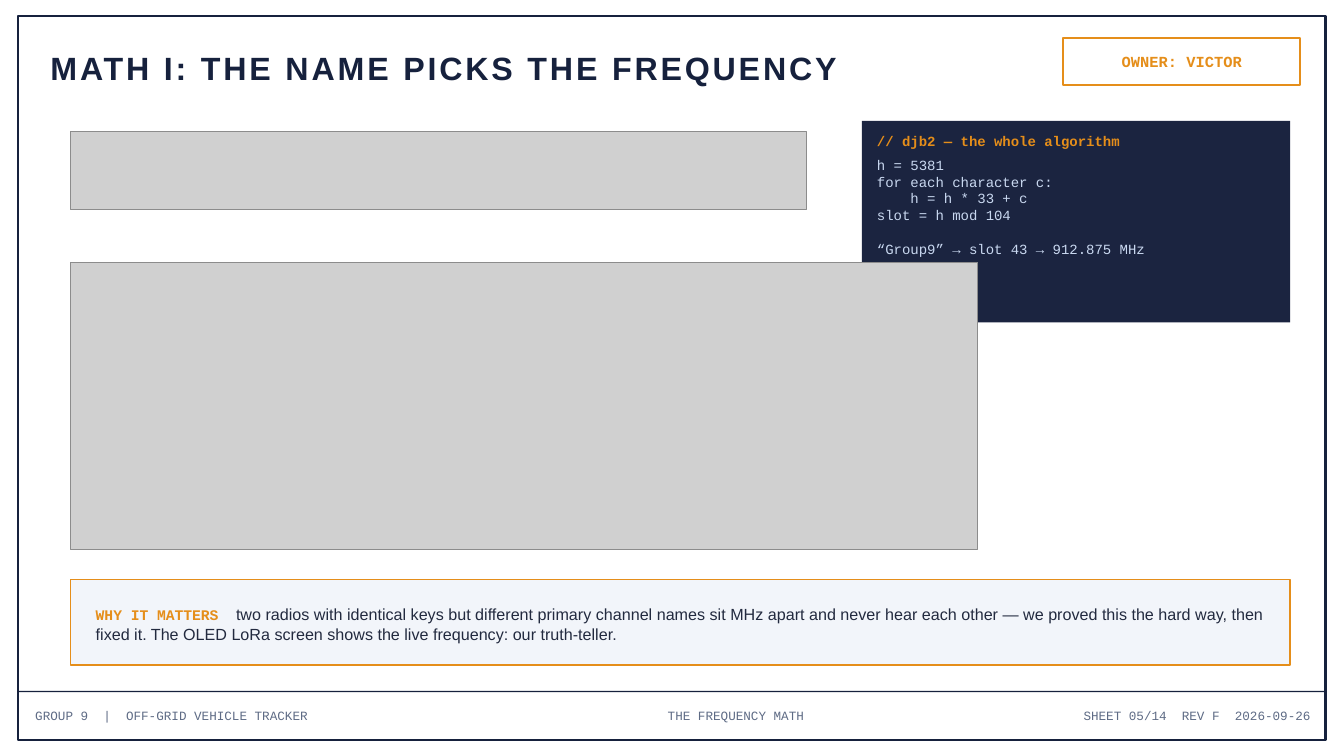
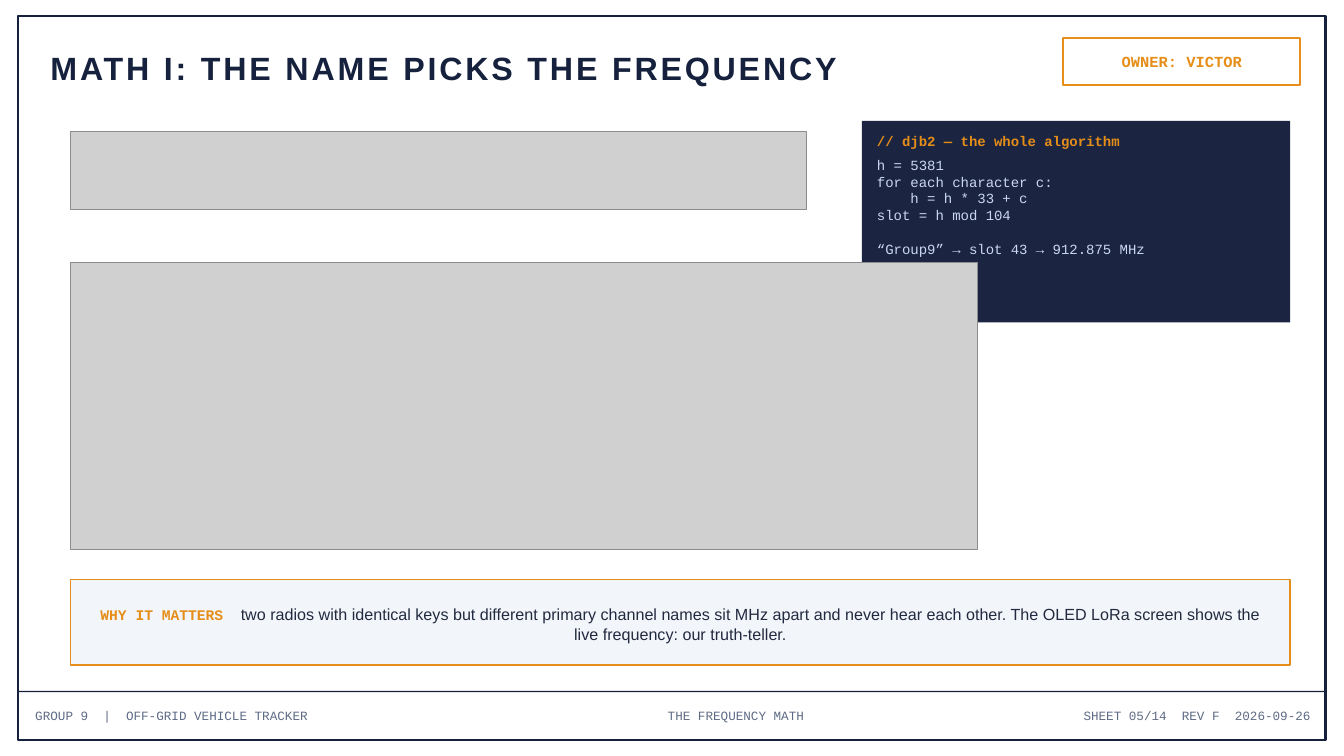
Before and after one commit to deosgracius/offgrid-vehicle-tracker, a slide deck: slide 5 of docs/presentations/Group9_Presentation5_RadioLink.pptx. Drawn at 1344x756 pixels with LibreOffice and Linux fonts; fonts in the diff are those of the drawing; grey boxes stand for pictures. Boxes give left, top, right and bottom in pixels: in the first picture for what was removed or moved away, otherwise in the second. Text is boxed around its words. In the diff, an @@ line names an element or a change of style, - is before the commit and + after.

```diff
--- a/docs/presentations/Group9_Presentation5_RadioLink.pptx
+++ b/docs/presentations/Group9_Presentation5_RadioLink.pptx
@@ text at <box>100,608,1259,643</box>: text changed @@
-WHY IT MATTERS two radios with identical keys but different primary channel names sit MHz apart and never hear each other — we proved this the hard way, then fixed it. The OLED LoRa screen shows the live frequency: our truth-teller.
+WHY IT MATTERS two radios with identical keys but different primary channel names sit MHz apart and never hear each other. The OLED LoRa screen shows the live frequency: our truth-teller.
```
Also in this commit, not shown: 8 other slides changed.
